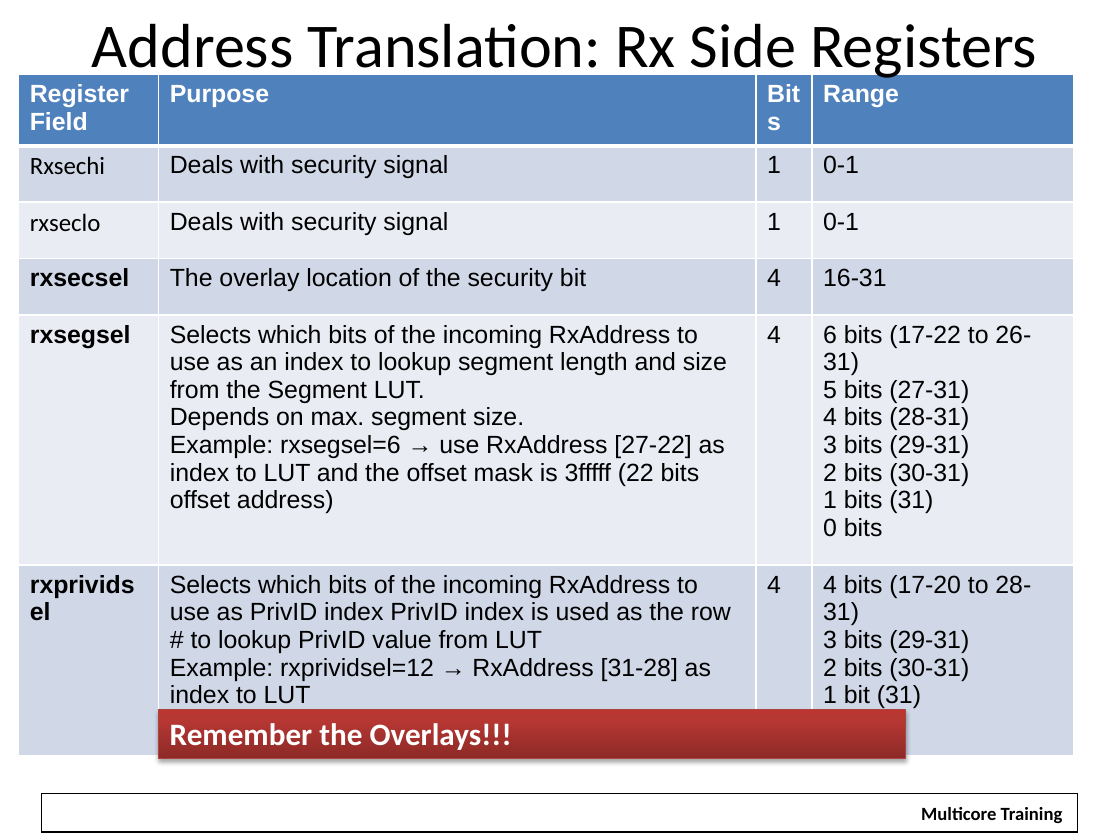
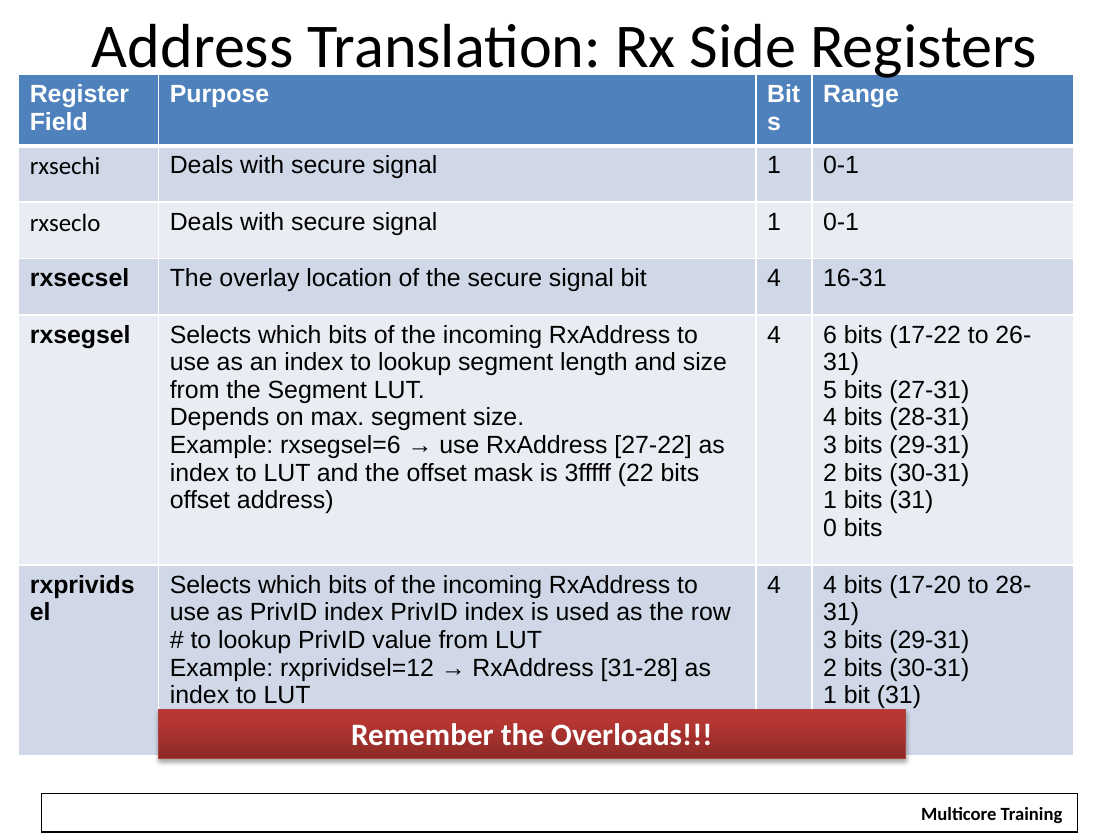
Before and after one commit to hari1989/keystone-workshop, a slide deck: slide 23 of slides/Intro to Hyperlink.pptx (slide 24 before the commit). Drawn at 1120x840 pixels with LibreOffice and Linux fonts; fonts in the diff are those of the drawing; background and template pictures are left out. Boxes give left, top, right and bottom in pixels: in the first picture for what was removed or moved away, otherwise in the second. Text is boxed around its words. In the diff, an @@ line names an element or a change of style, - is before the commit and + after.

```diff
--- a/slides/Intro to Hyperlink.pptx
+++ b/slides/Intro to Hyperlink.pptx
@@ table at bbox=[19, 75, 1073, 712] @@
-row 2, column 1: Rxsechi
+row 2, column 1: rxsechi
-row 2, column 2: Deals with security signal
+row 2, column 2: Deals with secure signal
-row 3, column 2: Deals with security signal
+row 3, column 2: Deals with secure signal
-row 4, column 2: The overlay location of the security bit
+row 4, column 2: The overlay location of the secure signal bit
@@ text in rectangle at bbox=[351, 723, 713, 745]: text changed @@
-Remember the Overlays!!!
+Remember the Overloads!!!
```
Also in this commit, not shown: 18 other slides changed, 1 slide removed.
